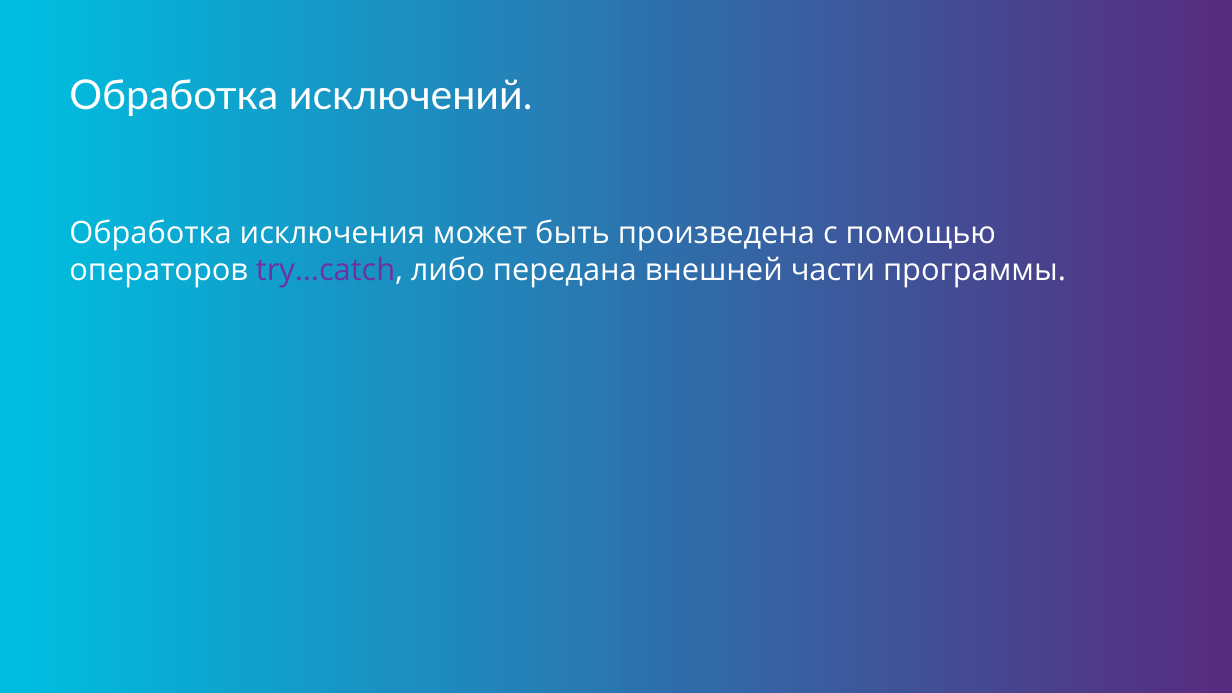
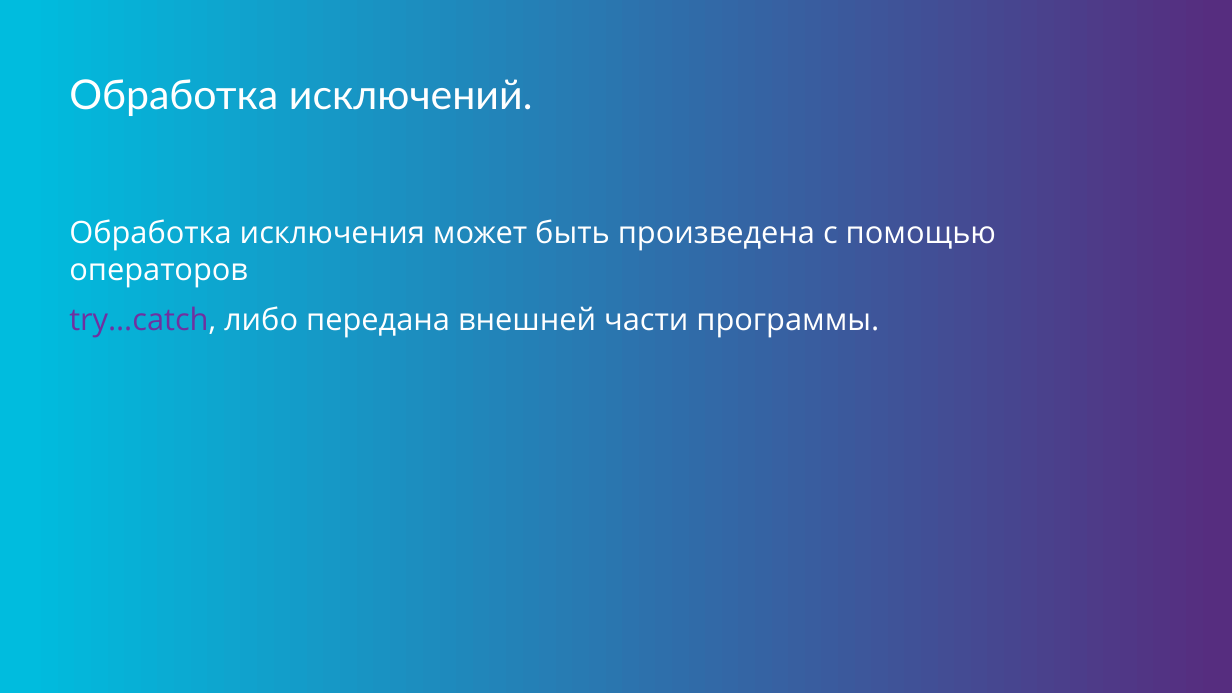
Before and after one commit to java-basic-tutorial/lessons, a slide deck: slide 14 of lesson05/lesson05.pptx. Drawn at 1232x693 pixels with LibreOffice and Linux fonts; fonts in the diff are those of the drawing; background and template pictures are left out. Boxes give left, top, right and bottom in pixels: in the first picture for what was removed or moved away, otherwise in the second. Text is boxed around its words. In the diff, an @@ line names an element or a change of style, - is before the commit and + after.

```diff
--- a/lesson05/lesson05.pptx
+++ b/lesson05/lesson05.pptx
@@ text at box(69, 219, 996, 338): text changed @@
-Обработка исключения может быть произведена с помощью операторов try…catch, либо передана внешней части программы.
+Обработка исключения может быть произведена с помощью операторов
+try…catch, либо передана внешней части программы.
```
Also in this commit, not shown: 9 other slides changed, 2 other files.
